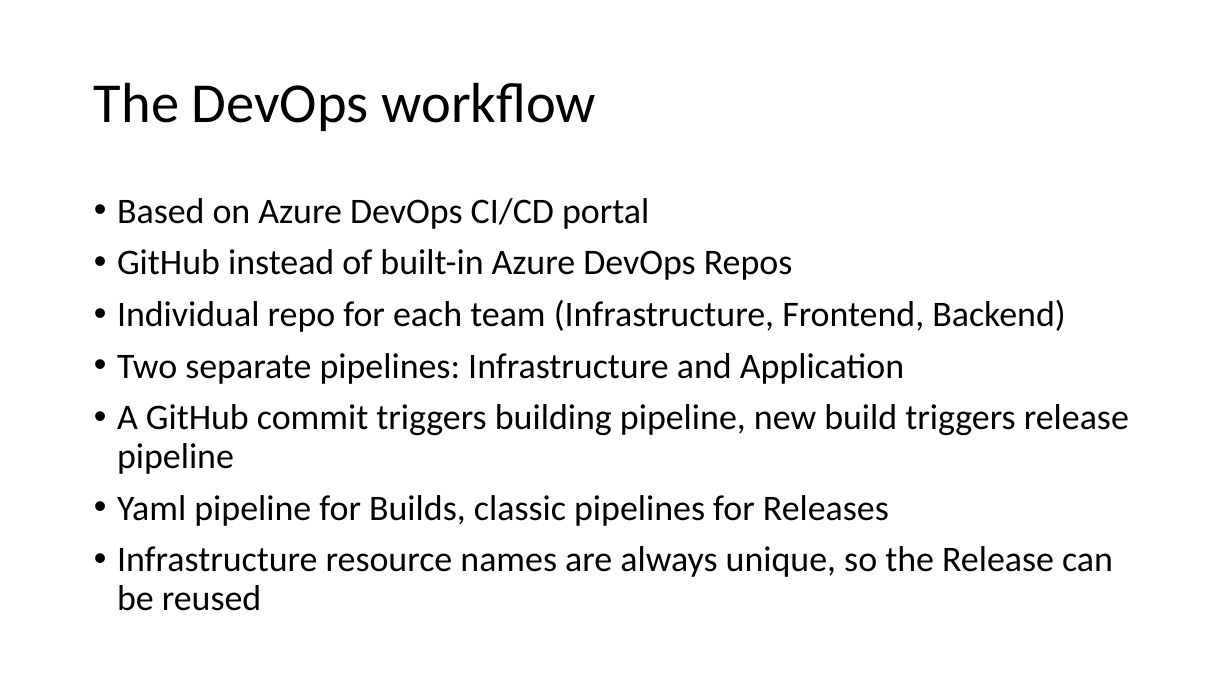
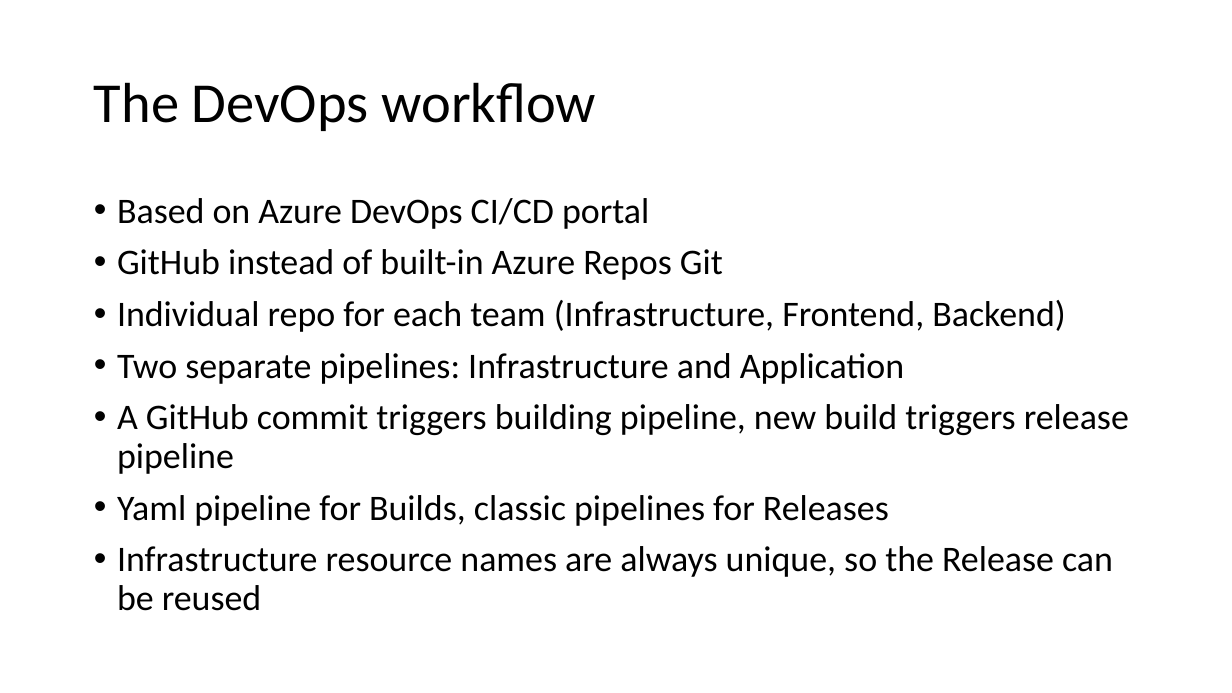
Before and after one commit to devops-ci-cd/weather_cache_frontend, a slide deck: slide 9 of Presentation1-protection.pptx. Drawn at 1232x693 pixels with LibreOffice and Linux fonts; fonts in the diff are those of the drawing. Boxes give left, top, right and bottom in pixels: in the first picture for what was removed or moved away, otherwise in the second. Text is boxed around its words. In the diff, an @@ line names an element or a change of style, - is before the commit and + after.

Commit message:
presentation update

```diff
--- a/Presentation1-protection.pptx
+++ b/Presentation1-protection.pptx
@@ text at (117,249,723,280): text changed @@
-• GitHub instead of built-in Azure DevOps Repos
+• GitHub instead of built-in Azure Repos Git
```
Also in this commit, not shown: 1 other file.
